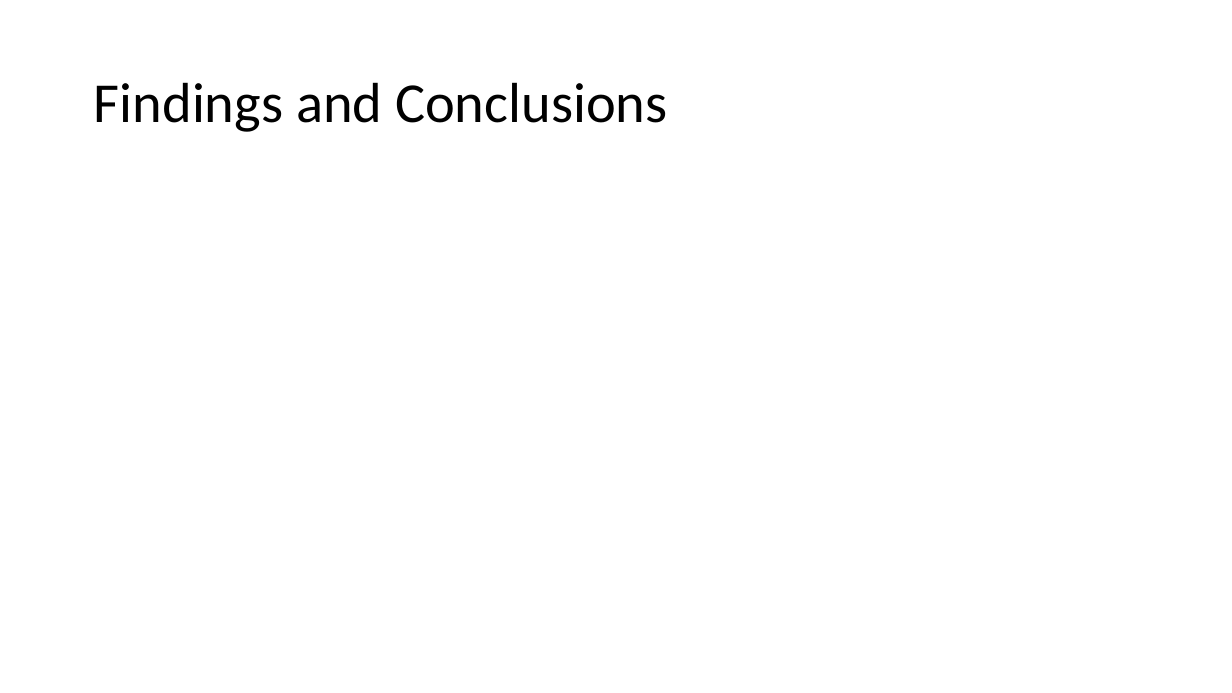
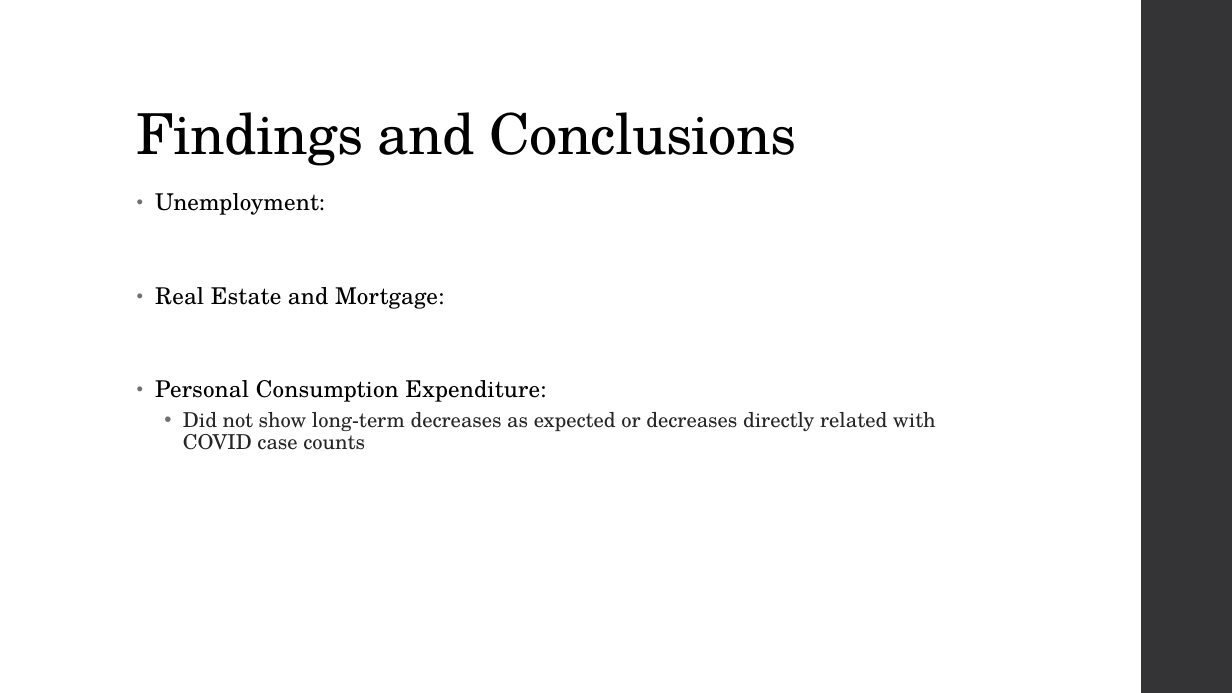
Before and after one commit to priscilla-wong/Project_1, a slide deck: slide 9 of Project_1_Slides.pptx. Drawn at 1232x693 pixels with LibreOffice and Linux fonts; fonts in the diff are those of the drawing. Boxes give left, top, right and bottom in pixels: in the first picture for what was removed or moved away, otherwise in the second. Text is boxed around its words. In the diff, an @@ line names an element or a change of style, - is before the commit and + after.

```diff
--- a/Project_1_Slides.pptx
+++ b/Project_1_Slides.pptx
@@ rectangle added at [1141,0,1232,693], fill #353537 @@
@@ title "Findings and Conclusions": place and size @@
-title "Findings and Conclusions" at [94,82,667,132]
+title "Findings and Conclusions" at [137,112,796,166]
@@ title "Findings and Conclusions" at [137,112,796,166]: font Calibri to TeX Gyre Schola, letter spacing 0 to -0.5 pt; vertical alignment middle to bottom @@
@@ text added at [155,193,936,450], 16 pt, text #262626 @@
+• Unemployment:
+• Real Estate and Mortgage:
+• Personal Consumption Expenditure:
+  • Did not show long-term decreases as expected or decreases directly related with COVID case counts
```
Also in this commit, not shown: 10 other slides changed, 2 other files.
